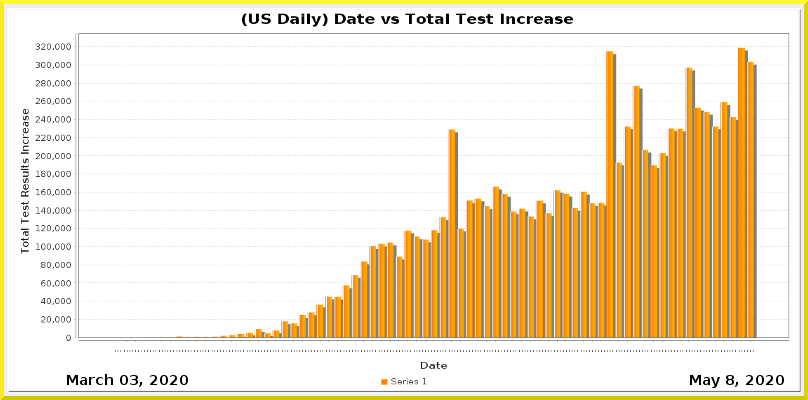
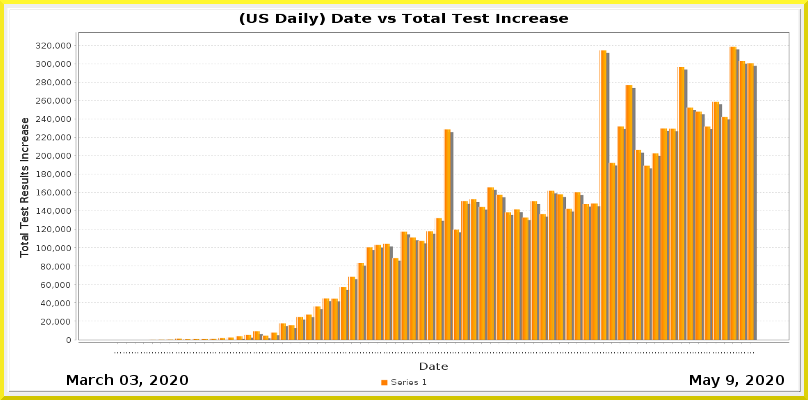
The second 808×400 image is a revision of the first. Changes to its layers:
painted on "Current Date" over [726, 375, 734, 385]
painted on "Date_vs_TestIncrease.png" over [8, 9, 801, 393]
